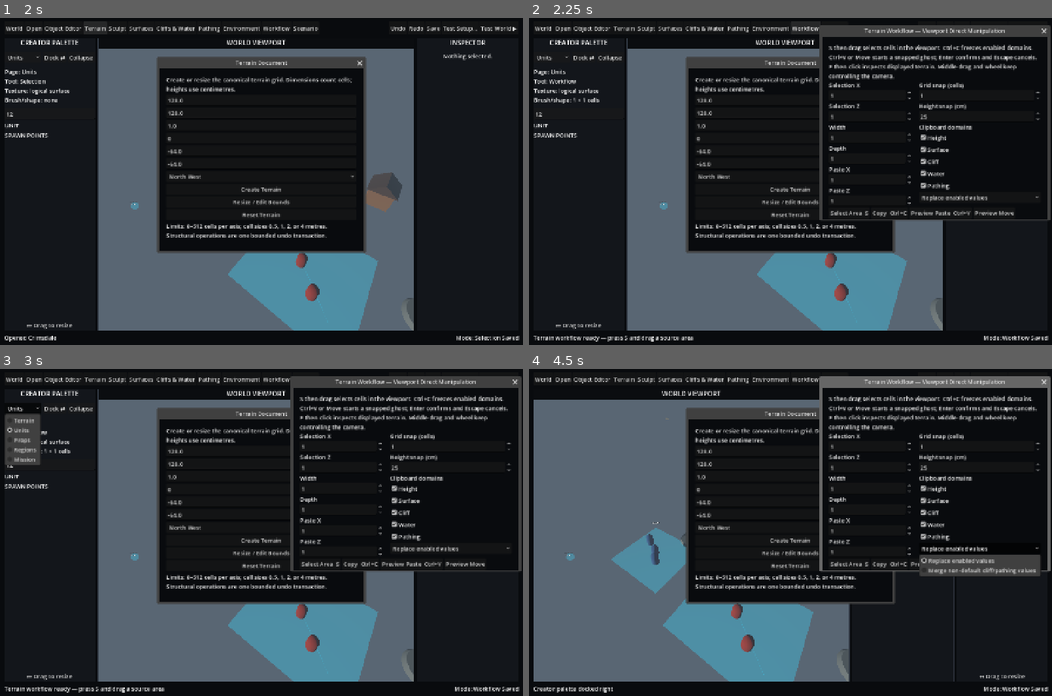
Above: before the commit, frames 1-4 (two rows, left to right).
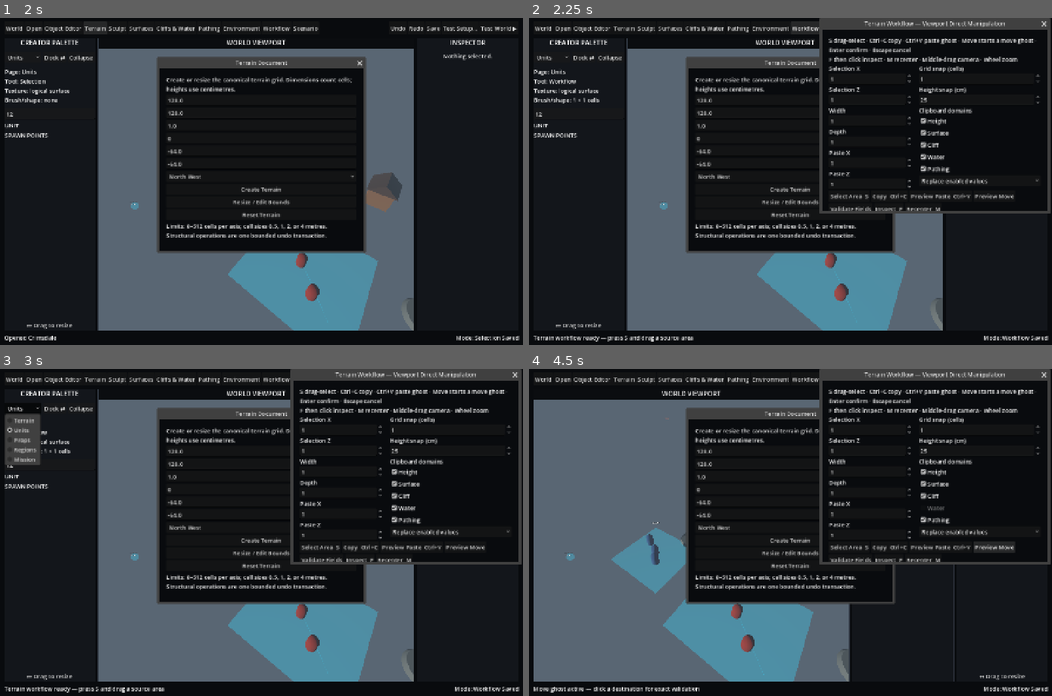
Above: after the commit, the same moments.

Repository: KrillOil/Frontier-World-Editor
Game: Godot game, scene res://src/app/editor_shell.tscn
Two runs of this game, one before a commit and one after it. Both use one fixed random seed, a clock stepped at 60 frames per second and the inputs below.
Inputs (mouse positions are in pixels of both pictures, inside the frame that each line leads up to):
- Up to frame 1 (2 s): click (52, 112) at 0.52 s; type "12" at 0.6 s; click "Terrain" at 1.25 s
- Up to frame 2 (2.25 s): click "Workflow" at 2 s
- Up to frame 3 (3 s): click "Units" at 2.75 s
- Up to frame 4 (4.5 s): click "Dock ⇄" at 3.5 s; click "Player Start" at 4.25 s

Frame 1 is identical in both runs. In frame 2, 7.2% of the frame differs, in the area x 55-100%, y 0-62%; in frame 3, 7.2%; in frame 4, 9.8%, in the area x 0-100%, y 0-99%.

Commit message:
Keep terrain workflow controls and shortcuts reachable

Diff:
--- a/src/app/editor_shell.gd
+++ b/src/app/editor_shell.gd
@@ -1019,21 +1019,20 @@
 func _build_workflow_editor() -> void:
 	workflow_dialog = Window.new()
 	workflow_dialog.title = "Terrain Workflow — Viewport Direct Manipulation"
-	workflow_dialog.size = Vector2i(620, 650)
+	workflow_dialog.size = Vector2i(620, 680)
 	workflow_dialog.exclusive = false
 	workflow_dialog.transient = false
 	workflow_dialog.close_requested.connect(close_workflow_editor)
-	workflow_dialog.window_input.connect(_on_workflow_window_input)
 	workflow_dialog.visible = false
 	add_child(workflow_dialog)
-	var input_guard=WorkflowInputGuardScript.new();input_guard.name="WorkflowInputGuard";input_guard.escape_requested.connect(_workflow_cancel);workflow_dialog.add_child(input_guard)
+	var input_guard=WorkflowInputGuardScript.new();input_guard.name="WorkflowInputGuard";input_guard.dispatcher=_on_workflow_window_input;workflow_dialog.add_child(input_guard)
 	var form := VBoxContainer.new()
 	form.set_anchors_and_offsets_preset(Control.PRESET_FULL_RECT)
 	form.offset_left = 18; form.offset_top = 18; form.offset_right = -18; form.offset_bottom = -18
 	form.add_theme_constant_override("separation", 2)
 	workflow_dialog.add_child(form)
 	var help := Label.new()
-	help.text = "S then drag selects cells in the viewport. Ctrl+C freezes enabled domains. Ctrl+V or Move starts a snapped ghost; Enter confirms and Escape cancels. F then click inspects displayed terrain. Middle-drag and wheel keep controlling the camera."
+	help.text = "S drag-select · Ctrl+C copy · Ctrl+V paste ghost · Move starts a move ghost · Enter confirm · Escape cancel\nF then click inspect · M recenter · Middle-drag camera · Wheel zoom"
 	help.autowrap_mode = TextServer.AUTOWRAP_WORD_SMART
 	form.add_child(help)
 	var columns := HBoxContainer.new()
@@ -1069,7 +1068,10 @@
 	workflow_preview_label = RichTextLabel.new()
 	workflow_preview_label.name = "PreviewDetails"
 	workflow_preview_label.custom_minimum_size.y = 105
+	workflow_preview_label.size_flags_horizontal = Control.SIZE_EXPAND_FILL
 	workflow_preview_label.fit_content = false
+	workflow_preview_label.autowrap_mode = TextServer.AUTOWRAP_WORD_SMART
+	workflow_preview_label.scroll_active = true
 	workflow_preview_label.accessibility_name = "Terrain operation preview details"
 	workflow_preview_label.text = "No pending operation. Select terrain in the viewport or use the numeric fallback."
 	form.add_child(workflow_preview_label)
@@ -1087,7 +1089,7 @@
 	if package.terrain == null: show_blocking_error("Create terrain before using terrain workflow tools."); return
 	_set_terrain_tool("workflow")
 	if workflow == null or workflow.terrain != package.terrain: workflow = TerrainWorkflowScript.new(package.terrain)
-	var panel_position := Vector2i(maxi(12, int(size.x) - workflow_dialog.size.x - 12), 52)
+	var panel_position := Vector2i(maxi(12, int(size.x) - workflow_dialog.size.x - 12), 32)
 	workflow_dialog.popup(Rect2i(panel_position, workflow_dialog.size))
 	if workflow.selection.get_area() <= 0: _workflow_select()
 	refresh_workflow_overlay()
@@ -1101,13 +1103,35 @@
 	_set_terrain_tool("selection", "Selection tool")
 
 
-func _on_workflow_window_input(event:InputEvent)->void:
-	if event is InputEventKey and event.pressed and not event.echo and event.keycode==KEY_ESCAPE:
-		_workflow_cancel()
-		workflow_dialog.set_input_as_handled()
-	elif event is InputEventKey and event.pressed and not event.echo and event.keycode in [KEY_ENTER, KEY_KP_ENTER]:
-		_workflow_confirm()
-		workflow_dialog.set_input_as_handled()
+func _on_workflow_window_input(event:InputEvent)->bool:
+	if not event is InputEventKey or not event.pressed or event.echo: return false
+	var handled := true
+	if event.keycode == KEY_ESCAPE: _workflow_cancel()
+	elif event.keycode in [KEY_ENTER, KEY_KP_ENTER]: _workflow_confirm()
+	elif event.ctrl_pressed and event.keycode == KEY_C:
+		if _workflow_focus_is_editing_text(): handled = false
+		else: _workflow_copy()
+	elif event.ctrl_pressed and event.keycode == KEY_V:
+		if _workflow_focus_is_editing_text(): handled = false
+		else: _workflow_paste()
+	elif not event.ctrl_pressed and not event.alt_pressed and event.keycode == KEY_S:
+		if _workflow_focus_is_editing_text(): handled = false
+		else: _workflow_begin_selection()
+	elif not event.ctrl_pressed and not event.alt_pressed and event.keycode == KEY_F:
+		if _workflow_focus_is_editing_text(): handled = false
+		else: _workflow_sample()
+	elif not event.ctrl_pressed and not event.alt_pressed and event.keycode == KEY_M:
+		if _workflow_focus_is_editing_text(): handled = false
+		else: _workflow_recenter()
+	else: handled = false
+	if handled: workflow_dialog.set_input_as_handled()
+	return handled
+
+
+func _workflow_focus_is_editing_text() -> bool:
+	var focus := workflow_dialog.gui_get_focus_owner()
+	if focus == null: focus = get_viewport().gui_get_focus_owner()
+	return focus is LineEdit or focus is TextEdit or focus is SpinBox
 
 
 func _workflow_begin_selection() -> void:
@@ -1289,7 +1313,9 @@
 	for key in preview.get("domains", {}):
 		if preview.domains[key]: domains.append(str(key))
 	var changed := "pending destination validation" if int(preview.get("changed_cells", -1)) < 0 else "%d cells / %d vertices" % [int(preview.get("changed_cells", 0)), int(preview.get("changed_vertices", 0))]
-	var text := "%s | source %s → requested %s | committed %s\n%d × %d cells | changed %s | clipped %d | overlap %d\nDomains: %s | authored intersections: %s" % [str(preview.get("operation", "operation")).to_upper(), preview.get("source", Rect2i()), preview.get("requested", Rect2i()), preview.get("destination", Rect2i()), int(preview.get("dimensions", Vector2i.ZERO).x), int(preview.get("dimensions", Vector2i.ZERO).y), changed, int(preview.get("clipped_cells", 0)), int(preview.get("overlap_cells", 0)), ", ".join(domains), preview.get("intersecting_authored_ids", [])]
+	var intersections: Array[String] = []
+	for id in preview.get("intersecting_authored_ids", []): intersections.append(str(id))
+	var text := "%s | source %s → requested %s | committed %s\n%d × %d cells | changed %s | clipped %d | overlap %d\nDomains: %s | authored intersections: %s" % [str(preview.get("operation", "operation")).to_upper(), preview.get("source", Rect2i()), preview.get("requested", Rect2i()), preview.get("destination", Rect2i()), int(preview.get("dimensions", Vector2i.ZERO).x), int(preview.get("dimensions", Vector2i.ZERO).y), changed, int(preview.get("clipped_cells", 0)), int(preview.get("overlap_cells", 0)), ", ".join(domains), ", ".join(intersections) if not intersections.is_empty() else "none"]
 	if not preview.get("warnings", []).is_empty(): text += "\nWarning: %s" % " | ".join(preview.warnings)
 	if not preview.get("confirm_enabled", false):
 		text += "\n%s: %s" % ["BLOCKED" if not preview.get("ok", false) else "NEXT", preview.get("error", preview.get("recovery", "Preview again."))]
--- a/src/app/workflow_input_guard.gd
+++ b/src/app/workflow_input_guard.gd
@@ -1,7 +1,7 @@
 class_name WorkflowInputGuard
 extends Control
 
-signal escape_requested
+var dispatcher: Callable
 
 
 func _ready()->void:
@@ -10,6 +10,5 @@
 
 
 func _input(event:InputEvent)->void:
-	if event is InputEventKey and event.pressed and not event.echo and event.keycode==KEY_ESCAPE:
-		escape_requested.emit()
+	if is_visible_in_tree() and dispatcher.is_valid() and dispatcher.call(event):
 		get_viewport().set_input_as_handled()
--- a/tests/test_terrain_t1_editor.gd
+++ b/tests/test_terrain_t1_editor.gd
@@ -27,7 +27,8 @@
 
 	_check_palette_shell(editor)
 	await _check_viewport_workflow(editor)
-	_check_preview_cancel_confirm(editor)
+	await _check_window_shortcuts(editor)
+	await _check_preview_cancel_confirm(editor)
 	_check_persistence(editor, fixture_path)
 
 	print("T1_SUMMARY|checks=", checks, "|failures=", failures.size())
@@ -127,6 +128,58 @@
 	_check("Height authored" in editor.workflow_preview_label.text and "effective" in editor.workflow_preview_label.text a …(230 unchanged characters)…
 
 
+func _check_window_shortcuts(editor) -> void:
+	editor.workflow.select_cells(Vector2i(4, 4), Vector2i(4, 4)); editor._workflow_sync_source_fields(editor.workflow.selection)
+	editor.workflow_cancel_button.grab_focus()
+	await process_frame
+	var button_focus_established: bool = editor.workflow_dialog.gui_get_focus_owner() == editor.workflow_cancel_button
+	_push_window_key(editor, _key(KEY_S))
+	await process_frame
+	var button_select: bool = editor.workflow_select_armed
+	_push_window_key(editor, _key(KEY_ESCAPE))
+	await process_frame
+	_push_window_key(editor, _key(KEY_F))
+	await process_frame
+	var button_sample: bool = editor.workflow_sampling
+	editor.orbit_target = Vector3(99, 99, 99)
+	var expected_center: Vector3 = editor.workflow.minimap_recenter(Vector2(0.5, 0.5))
+	_push_window_key(editor, _key(KEY_M))
+	await process_frame
+	var button_recenter: bool = editor.orbit_target.is_equal_approx(expected_center)
+	_push_window_key(editor, _key(KEY_ESCAPE))
+	await process_frame
+	var guard = editor.workflow_dialog.get_node("WorkflowInputGuard")
+	_check(guard.dispatcher.is_valid() and button_focus_established and button_select and button_sample and button_recenter and editor.workflow_dialog.visible and not editor.workflow_select_armed and not editor.workflow_sampling, "Focused workflow Window routes S, F, M, and Escape through its input guard to the same states as mouse controls")
+
+	editor.terrain_clipboard.clear()
+	editor.workflow_fields.width.get_line_edit().grab_focus()
+	var width_text: String = editor.workflow_fields.width.get_line_edit().text
+	_push_window_key(editor, _key(KEY_C, true))
+	await process_frame
+	var text_copy_preserved: bool = editor.terrain_clipboard.is_empty() and editor.workflow_fields.width.get_line_edit().text == width_text
+	_push_window_key(editor, _key(KEY_S))
+	await process_frame
+	var numeric_select_suppressed: bool = not editor.workflow_select_armed and editor.workflow_fields.width.get_line_edit().text == width_text
+	_push_window_key(editor, _key(KEY_F))
+	await process_frame
+	var numeric_inspect_suppressed: bool = not editor.workflow_sampling
+	editor.orbit_target = Vector3(99, 99, 99)
+	_push_window_key(editor, _key(KEY_M))
+	await process_frame
+	_check(text_copy_preserved and numeric_select_suppressed and numeric_inspect_suppressed and is_equal_approx(editor.orbit_target.x, 99.0) and is_equal_approx(editor.orbit_target.z, 99.0), "Numeric LineEdit focus preserves editing by suppressing Ctrl+C, S, F, and M workflow shortcuts")
+
+	editor.workflow_cancel_button.grab_focus()
+	_push_window_key(editor, _key(KEY_C, true))
+	await process_frame
+	var copied: bool = not editor.terrain_clipboard.is_empty()
+	_push_window_key(editor, _key(KEY_V, true))
+	await process_frame
+	var paste_ghost: bool = not editor.workflow_pending_preview.is_empty() and not editor.workflow_pending_preview.get("destination_settled", true)
+	_push_window_key(editor, _key(KEY_ESCAPE))
+	await process_frame
+	_check(copied and paste_ghost and editor.workflow_pending_preview.is_empty() and editor.workflow_dialog.visible, "Button focus routes Ctrl+C, Ctrl+V, and Escape through immutable copy, live ghost, and non-mutating cancel")
+
+
 func _check_preview_cancel_confirm(editor) -> void:
 	editor.workflow.select_cells(Vector2i(4, 4), Vector2i(4, 4))
 	editor._workflow_sync_source_fields(editor.workflow.selection)
@@ -142,7 +195,24 @@
 	var pathing_overlay: Node = editor.world_root.get_node_or_null("PathingOverlay")
 	var region_overlay: Node = editor.world_root.get_node_or_null("ScenarioRegions")
 	_check(workflow_overlay != null and workflow_overlay.get_meta("overlay_label") == "Terrain Workflow" and workflow_over …(477 unchanged characters)…
-	editor._workflow_cancel()
+	var populated: Dictionary = editor.workflow_pending_preview.duplicate(true)
+	populated.intersecting_authored_ids = ["crimsdale_fountain_001", "crimsdale_guard_patrol_north_001", "mission_encounter_boundary_northeast", "grounded_attachment_blacksmith_workshop"]
+	populated.warnings = ["1 boundary ramp remains at the source", "A grounded authored target intersects the committed rectangle"]
+	populated.ok = false; populated.confirm_enabled = false; populated.error = "Candidate validation failed after a representative authored-data change"; populated.recovery = "Return to the source selection, repair the named terrain edge, and validate this destination again."
+	editor.workflow_preview_label.text = editor._workflow_preview_text(populated)
+	await process_frame
+	await process_frame
+	var client_size := Vector2(620, 680) if DisplayServer.get_name() == "headless" else Vector2(editor.workflow_dialog.size)
+	var client := Rect2(Vector2.ZERO, client_size)
+	var confirm_rect: Rect2 = editor.workflow_confirm_button.get_global_rect()
+	var cancel_rect: Rect2 = editor.workflow_cancel_button.get_global_rect()
+	var preview_rect: Rect2 = editor.workflow_preview_label.get_global_rect()
+	var screen_bottom := float(editor.workflow_dialog.position.y) + maxf(confirm_rect.end.y, cancel_rect.end.y)
+	var layout_conditions := [client.encloses(confirm_rect), client.encloses(cancel_rect), client.encloses(preview_rect), screen_bottom <= 720.0, editor.workflow_preview_label.autowrap_mode != TextServer.AUTOWRAP_OFF]
+	_check(not layout_conditions.has(false), "Populated warning/recovery preview remains wrapped and Confirm/Cancel stay mouse-visible inside the 1280×720 client; conditions=%s client=%s confirm=%s cancel=%s preview=%s screen_bottom=%s" % [layout_conditions, client, confirm_rect, cancel_rect, preview_rect, screen_bottom])
+	editor.workflow_cancel_button.grab_focus()
+	_push_window_key(editor, _key(KEY_ESCAPE))
+	await process_frame
 	var after_cancel := [editor.package.terrain.serialize(), editor.package.terrain.revision, editor.package.terrain.dirty, editor.package.terrain.history_depth(), editor.package.terrain.redo_history.size()]
 	_check(after_cancel == before_cancel and editor.workflow.selection == Rect2i(4, 4, 1, 1), "Escape cancels preview without changing data, revision, dirty state, history, redo, or source selection")
 
@@ -152,7 +222,9 @@
 	var terrain_history_before: int = editor.package.terrain.history_depth()
 	var global_history_before: int = editor.global_undo_domains.size()
 	var state_before_move: String = editor.package.terrain.serialize()
-	editor._workflow_confirm()
+	editor.workflow_confirm_button.grab_focus()
+	_push_window_key(editor, _key(KEY_ENTER))
+	await process_frame
 	var moved_state: String = editor.package.terrain.serialize()
 	_check(moved_state != state_before_move and editor.package.terrain.history_depth() == terrain_history_before + 1 and editor.global_undo_domains.size() == global_history_before + 1, "Confirm commits Move as one globally chronological terrain transaction")
 	editor.perform_undo()
@@ -185,6 +257,19 @@
 	return editor.camera.unproject_position(Vector3(x, editor.package.terrain.effective_height(x, z), z))
 
 
+func _key(keycode: Key, control := false) -> InputEventKey:
+	var event := InputEventKey.new()
+	event.keycode = keycode
+	event.pressed = true
+	event.ctrl_pressed = control
+	return event
+
+
+func _push_window_key(editor, event: InputEventKey) -> void:
+	if DisplayServer.get_name() == "headless": editor._on_workflow_window_input(event)
+	else: editor.workflow_dialog.push_input(event)
+
+
 func _check(condition: bool, message: String) -> void:
 	checks += 1
 	if condition:
Not shown, changed: .github/workflows/verify.yml
